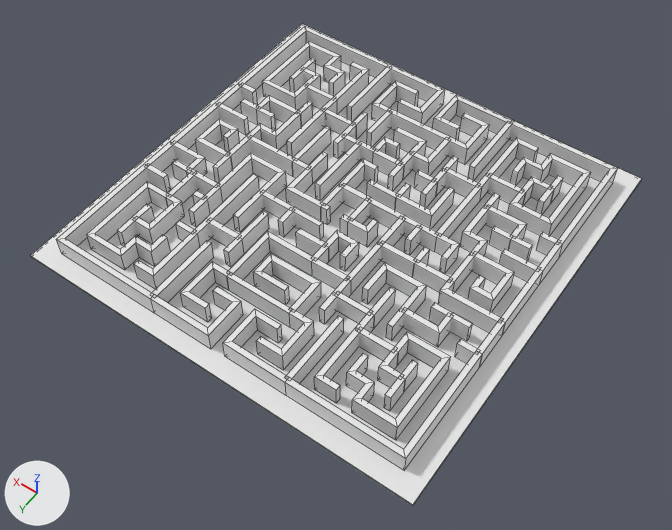
An edit to the Blender file Assets/Topics/Experimental-InProgress/MovementProgramming/Models/maze.blend, drawn before and after from the same camera.
Camera for both pictures: a 50 mm lens placed at (-7.95, 11.53, 16.09), pointed at (-0.39, 0.94, -0.55). The axes (+X, +Y, +Z) are drawn at lower left. The lights are the same throughout. Mesh edges are drawn as thin lines.
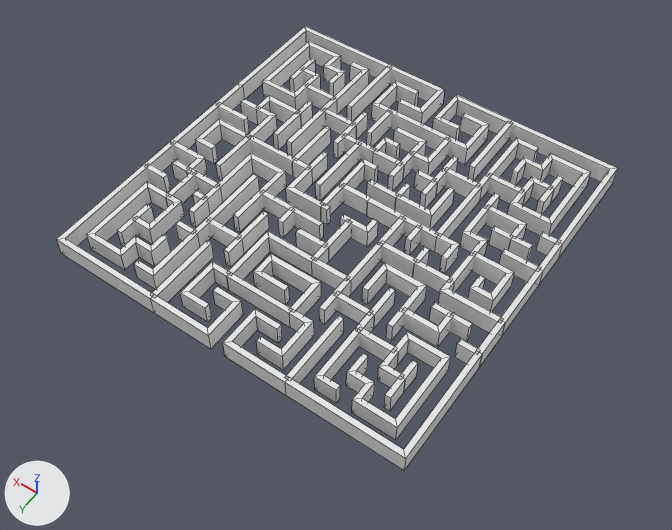
Patch to the scene script:
```diff
--- a/Assets/Topics/Experimental-InProgress/MovementProgramming/Models/maze.blend.py
+++ b/Assets/Topics/Experimental-InProgress/MovementProgramming/Models/maze.blend.py
@@ me_plane_001 @@
 # used by ob_plane_001; location = (0.0, 0.0, 0.0); rotation_euler = (1.571, 0.0, 0.0), in degrees (90, 0, 0)
 # verts and faces of me_plane_001; kept vertices keep their numbers, new ones are numbered from 778
 # before: 112 (-0.39, 0.0, -1.31), 288 (-0.84, 0.0, -1.32), 345 (-0.39, 0.0, -0.87), 346 (-0.84, 0.0, -0.87), 375 (-0.39, 0.5, -0.87)
 # before: 408 (-0.84, 0.5, -0.87), 448 (-0.84, 0.5, -1.32), 678 (-0.39, 0.5, -1.31), 706 (-0.38, 0.0, -0.42), 709 (-0.38, 0.5, -0.42)
 # before: 715 (-0.38, 0.5, 0.34), 717 (-0.38, 0.0, 0.34)
-me_plane_001.from_pydata(...)  # 778 vertices, 237 faces; spans x -4.44..4.42, y 0.0..0.5, z -4.49..4.4
+me_plane_001.from_pydata(...)  # 765 vertices, 230 faces, 4 loose edges; spans x -4.44..4.42, y 0.0..0.5, z -4.49..4.4
+# me_plane_001 part 1
+# 15 vertices are removed from x 3.05..3.97, y 0.0..0.5, z -0.9..1.67
+# 9 faces are deleted
+# 6 vertices are added at (3.07, 0.0, 1.24), (3.07, 0.5, 1.24), (3.52, 0.0, -0.42), (3.52, 0.5, -0.42), (3.07, 0.0, -0.8), (3.07, 0.5, -0.8)
+# 2 loose edges are added
+# 5 new faces join them
+# me_plane_001 part 2
+delete_vertices([288, 345, 346, 375, 408, 448])  # with the faces that use them
+delete_faces([(706, 709, 715, 717)])
+verts[783] = (-0.39, 0.0, -0.43)
+verts[784] = (-0.39, 0.5, -0.43)
+edges += [(706, 709), (715, 717)]
+faces += [(112, 783, 784, 678)]
@@ ob_plane_003 @@
 ob_plane_003.rotation_euler = (1.571, 0.0, 0.0)  # degrees (90, 0, 0)
+ob_plane_003.hide_viewport = True
```

Changed parts and their boxes [x1, y1, x2, y2] in the pictures (672 x 530 px; the box of a moved part takes in the faces that stretch with it):
'Plane.003', hidden: before [31, 24, 641, 506]
part 1 of me_plane_001, moved or reshaped: before [195, 83, 277, 183]; after [195, 106, 277, 180]
part 2 of me_plane_001, moved or reshaped: before [324, 198, 371, 271]; after [325, 221, 351, 261]
